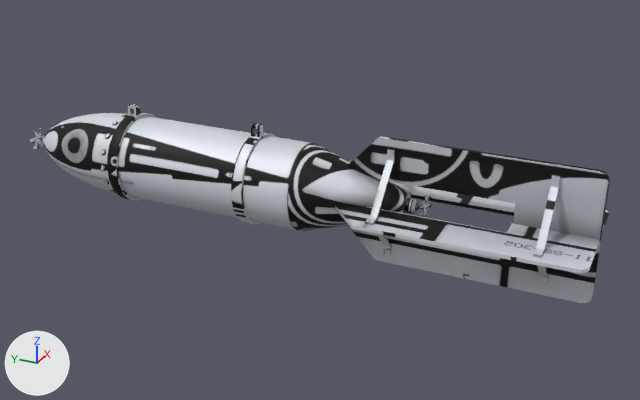
The glTF model fortuna-bot-web/games/airdef/models/w_fab250.glb as it was, and as the next commit left it.
One viewpoint serves both versions: a 50 mm camera at (-1.763, -0.894, 0.854) aimed at (0.022, -0.091, -0.038). Lighting does not change. The marker at lower left points along +X, +Y and +Z. The picture after the commit comes second. Vertices at exactly the same position are counted once.

Names of what the first picture shows: 'body|Fab250'.
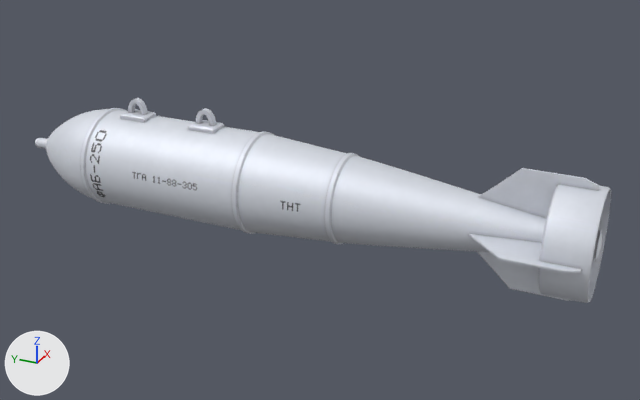
Changed parts and their boxes (x1, y1, x2, y2) in the pictures (640 x 400 px):
'body|Fab250', reshaped, recoloured: before (30, 104, 610, 303); after (46, 108, 611, 303)
'body|FB2_metal', added: after (35, 98, 224, 151)
part 1 of me_body_fab250, rebuilt (51% wider, 30% taller): before (44, 113, 412, 231); after (46, 108, 602, 262)
part 2 of me_body_fab250, added: after (538, 184, 611, 303)
part 3 of me_body_fab250, added: after (478, 168, 599, 218)
part 4 of me_body_fab250, added: after (477, 251, 572, 301)
part 5 of me_body_fab250, added: after (468, 234, 581, 273)
part 6 of me_body_fab250, deleted: before (30, 104, 557, 288)
part 7 of me_body_fab250, deleted: before (335, 136, 610, 303)

What the commit changed:
Picture 'Image_1' (img_image_1) is new.
Material 'FB2_body' (mat_fb2_body) is new.
Uses the picture img_image_0.
Uses the picture img_image_1.
Material 'FB2_metal' (mat_fb2_metal) is new.
Uses the picture img_image_0.
Uses the picture img_image_1.
me_body_fab250 is used by ob_body_fab250; location (0.0, 0.0, 0.0).
me_body_fab250 had 4654 vertices, 8264 faces and spanned x -0.156..0.156, y -0.749..0.749, z -0.156..0.156.
me_body_fab250 no longer uses material mat_fab250.
me_body_fab250 now has 2416 vertices, 4720 faces and spans x -0.146..0.146, y -0.75..0.69, z -0.158..0.134.
me_body_fab250 part 1: the loose piece of 928 vertices spanning x -0.106..0.106, y -0.319..0.698, z -0.106..0.106 is rebuilt with 1968 vertices and now spans x -0.126..0.126, y -0.75..0.69, z -0.139..0.114, in mat_fb2_body.
me_body_fab250 part 2: a new loose piece of 320 vertices spanning x -0.124..0.124, y -0.748..-0.645, z -0.137..0.112, in mat_fb2_body.
me_body_fab250 part 3: a new loose piece of 32 vertices spanning x -0.002..0.002, y -0.73..-0.48, z 0.027..0.134, in mat_fb2_body.
me_body_fab250 part 4: a new loose piece of 32 vertices spanning x -0.002..0.002, y -0.73..-0.48, z -0.158..-0.051, in mat_fb2_body.
me_body_fab250 part 5: a new loose piece of 32 vertices spanning x -0.146..-0.039, y -0.73..-0.48, z -0.014..-0.01, in mat_fb2_body.
me_body_fab250 part 6: 54 loose pieces with 3536 vertices, spanning x -0.137..0.137, y -0.651..0.749, z -0.132..0.139, are deleted.
Part 7, on me_body_fab250:
190 vertices are removed from x -0.156..0.156, y -0.749..-0.168, z -0.156..0.156.
352 faces are deleted.
Other edits to the shape of me_body_fab250 do not show in these pictures.
me_body_fab250 gains material mat_fb2_body.
Mesh me_body_fb2_metal is new.
It has 296 vertices, 572 faces and spans x -0.026..0.026, y 0.17..0.75, z -0.038..0.158.
It uses material mat_fb2_metal.
Object 'body|FB2_metal' (ob_body_fb2_metal) is new; it shows me_body_fb2_metal.
Its location is (0.0, 0.0, 0.0).
